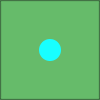
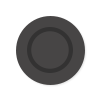
Comparing the layer stacks of the two 100px x 100px images. Changes:
hid "border" over [0, 0, 100, 100]
hid group "help pop" (1st of 2) (1 layers) over [39, 39, 61, 61]
showed group "black piece" (2 layers) over [16, 16, 85, 85]
hid "background" over [0, 0, 100, 100]
